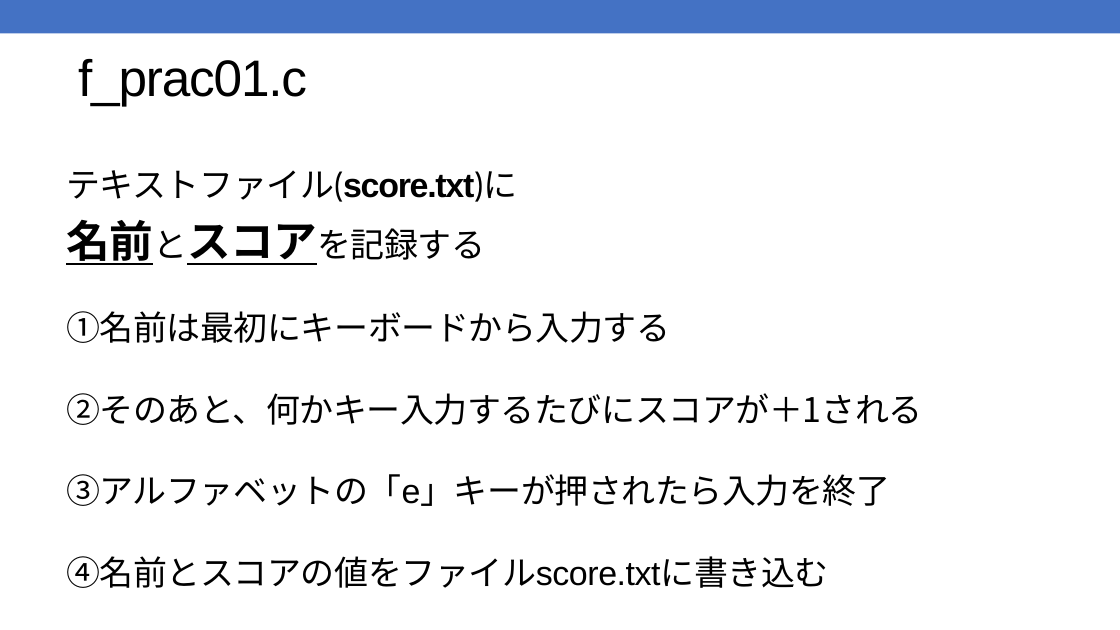
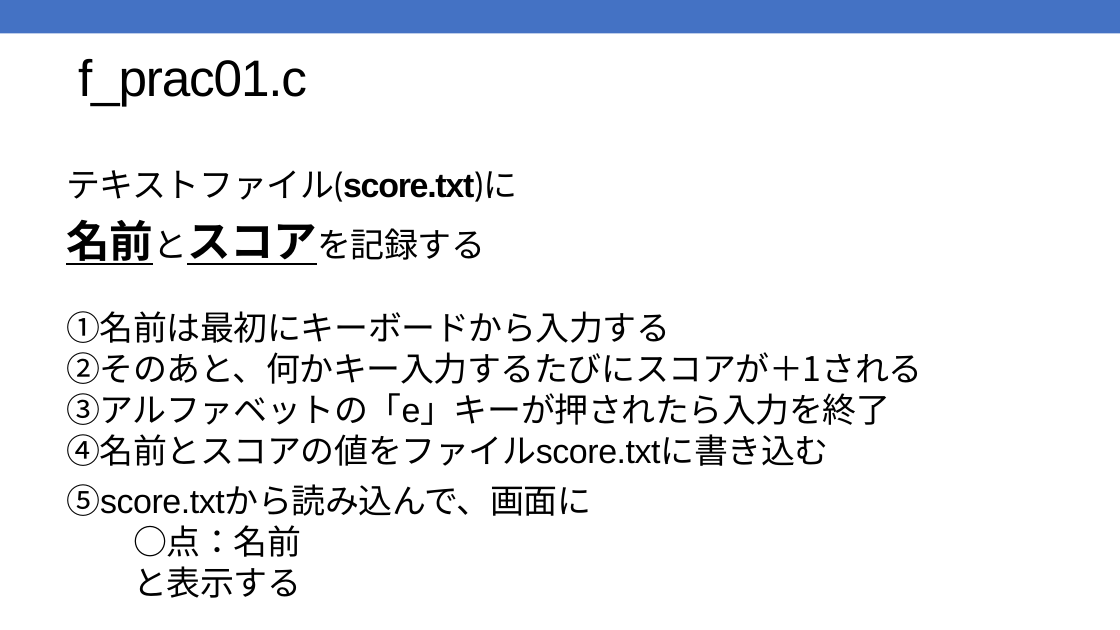
Before and after one commit to kic-murata/cpp2025, a slide deck: slide 1 of 授業資料/演習問題：ファイル処理.pptx. Drawn at 1120x630 pixels with LibreOffice and Linux fonts; fonts in the diff are those of the drawing. Boxes give left, top, right and bottom in pixels: in the first picture for what was removed or moved away, otherwise in the second. Text is boxed around its words. In the diff, an @@ line names an element or a change of style, - is before the commit and + after.

```diff
--- a/授業資料/演習問題：ファイル処理.pptx
+++ b/授業資料/演習問題：ファイル処理.pptx
@@ text at (66,484,591,598): paragraph added @@
+⑤score.txtから読み込んで、画面に
+○点：名前
+と表示する
```
Also in this commit, not shown: 9 other slides changed, 3 slides added.
